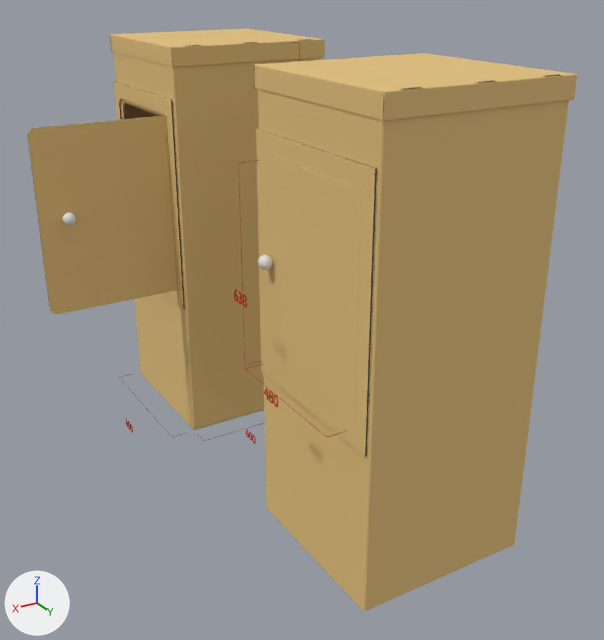
Two versions of the glTF model public/donaciones.glb, one commit apart.
Camera for both pictures: a 50 mm lens placed at (1.44, 2.51, 1.8), pointed at (0.05, 0.19, 0.65). Arrows for +X, +Y and +Z are at lower left; the lights stay in place. Where no turn or scale is listed for an object, it has been applied to the vertices. Vertices at the same position are counted once.

The older version as bpy lines, for what is in view:
```python
ob_caja_donaciones___para_artios_ard_d2_node = bpy.data.objects.new('CAJA_DONACIONES---para_artios_ARD_D2-node', me_caja_donaciones___para_artios_ard_d2_geom)
ob_caja_donaciones___para_artios_ard_d2_node.location = (-0.041, -0.575, 0.0)
ob_caja_donaciones___para_artios_ard_d2_node_001 = bpy.data.objects.new('CAJA_DONACIONES---para_artios_ARD_D2-node.001', me_caja_donaciones___para_artios_ard_d2_geom_001)
ob_caja_donaciones___para_artios_ard_d2_node_001.location = (-0.041, -0.575, 0.0)
ob_caja_donaciones___para_artios_ard_node = bpy.data.objects.new('CAJA_DONACIONES---para_artios_ARD-node', me_caja_donaciones___para_artios_ard_geom)
ob_caja_donaciones___para_artios_ard_node.location = (-0.041, -0.575, 0.0)
ob_caja_donaciones___para_artios_ard_node_001 = bpy.data.objects.new('CAJA_DONACIONES---para_artios_ARD-node.001', me_caja_donaciones___para_artios_ard_geom_001)
ob_caja_donaciones___para_artios_ard_node_001.location = (-0.041, -0.575, 0.0)
ob_caja_donaciones___para_artios_ard_node_002 = bpy.data.objects.new('CAJA_DONACIONES---para_artios_ARD-node.002', me_caja_donaciones___para_artios_ard_geom_002)
ob_caja_donaciones___para_artios_ard_node_002.location = (-0.041, -0.575, 0.0)
ob_caja_donaciones___para_artios_ard_node_003 = bpy.data.objects.new('CAJA_DONACIONES---para_artios_ARD-node.003', me_caja_donaciones___para_artios_ard_geom_003)
ob_caja_donaciones___para_artios_ard_node_003.location = (-0.041, -0.575, 0.0)
ob_esfera = bpy.data.objects.new('Esfera', me_esfera)
ob_esfera.location = (0.316, 0.422, 0.978)
ob_plano_004 = bpy.data.objects.new('Plano.004', me_plano_003)
ob_plano_004.location = (-0.041, -0.575, 0.0)
ob_texto_003 = bpy.data.objects.new('Texto.003', me_texto_003)
ob_texto_003.location = (0.425, 0.602, 0.638)
```
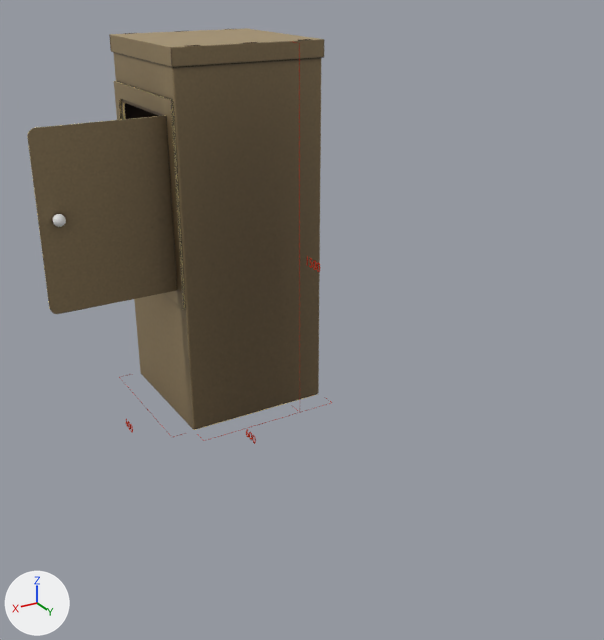
Where the newer file only moved an object's origin or applied its transform, the numbers keep the older frame.

Pixel boxes (x1, y1, x2, y2) of what changed, in the pictures (604 x 640 px; the box of a moved part takes in the faces that stretch with it):
'CAJA_DONACIONES---para_artios_ARD_D2-node.001', deleted (brown)
    before: (258, 89, 569, 611)
'CAJA_DONACIONES---para_artios_ARD-node.001', surface changed, reshaped, moved (38% wider, 907% taller)
    before: (110, 28, 325, 67)
    after: (27, 28, 324, 430)
'CAJA_DONACIONES---para_artios_ARD_D2-node', deleted (brown)
    before: (113, 52, 321, 430)
'CAJA_DONACIONES---para_artios_ARD-node.003', deleted (brown)
    before: (256, 129, 377, 456)
'CAJA_DONACIONES---para_artios_ARD-node', deleted (brown)
    before: (27, 81, 185, 314)
'CAJA_DONACIONES---para_artios_ARD-node.002', deleted (beige)
    before: (254, 53, 577, 121)
'Esfera.001', mesh moved
    before: (63, 212, 76, 225)
    after: (53, 214, 66, 227)
'Esfera', deleted
    before: (258, 255, 273, 270)
'Plano.005', deleted
    before: (238, 160, 261, 365)
'Texto.003', deleted
    before: (264, 388, 278, 407)
'Texto.004', deleted
    before: (234, 289, 247, 308)
'Plano.004', deleted
    before: (245, 364, 346, 437)
part 1 of me_caja_donaciones___para_artios_ard_geom_001, moved or reshaped
    both: (110, 28, 321, 67)
part 2 of me_caja_donaciones___para_artios_ard_geom_001, moved or reshaped
    before: (110, 29, 226, 52)
    after: (109, 29, 226, 52)
part 3 of me_caja_donaciones___para_artios_ard_geom_001, moved or reshaped
    before: (171, 39, 325, 67)
    after: (171, 39, 324, 67)
part 4 of me_caja_donaciones___para_artios_ard_geom_001, moved or reshaped
    both: (181, 39, 323, 67)
part 5 of me_caja_donaciones___para_artios_ard_geom_001, added (brown)
    after: (27, 52, 321, 430)

The change, as a diff of the scene's bpy script:
```diff
--- a/public/donaciones.glb.py
+++ b/public/donaciones.glb.py
@@ mat_blanco @@
 mat_blanco = principled_material('BLANCO')
-mat_blanco.base_color = (0.785, 0.545, 0.211)  # beige #e5c37f
+mat_blanco.texture = img_fuera
 mat_blanco.metallic = 0.0725
-mat_blanco.roughness = 1.0
@@ me_esfera_001 @@
 me_esfera_001.from_pydata(...)  # 114 vertices, 224 faces; spans x -0.0223..0.0223, y -0.0223..0.0223, z -0.0223..0.0223
+# me_esfera_001 part 6: the whole mesh is moved by (0.0356, 0.0003, 0.0)
 me_esfera_001.materials.append(mat_material)
@@ me_caja_donaciones___para_artios_ard_geom_001 @@
-me_caja_donaciones___para_artios_ard_geom_001.from_pydata(...)  # 1215 vertices, 2200 faces; spans x -0.291..0.325, y -0.331..0.296, z 1.467..1.535
+me_caja_donaciones___para_artios_ard_geom_001.from_pydata(...)  # 2795 vertices, 5218 faces; spans x -0.33..0.782, y -0.906..-0.278, z 0.025..1.535
+# me_caja_donaciones___para_artios_ard_geom_001 part 1: the loose piece of 708 vertices spanning x -0.291..0.325, y -0.33..0.295, z 1.469..1.534 is moved by (-0.039, -0.575, 0.0)
+# me_caja_donaciones___para_artios_ard_geom_001 part 2: the loose piece of 255 vertices spanning x -0.291..0.325, y -0.331..-0.319, z 1.467..1.535 is moved by (-0.039, -0.575, 0.0)
+# me_caja_donaciones___para_artios_ard_geom_001 part 3: the loose piece of 156 vertices spanning x -0.291..0.325, y 0.292..0.296, z 1.468..1.533 is moved by (-0.039, -0.575, 0.0)
+# me_caja_donaciones___para_artios_ard_geom_001 part 4: the loose piece of 96 vertices spanning x -0.291..0.325, y 0.284..0.295, z 1.467..1.535 is moved by (-0.039, -0.575, 0.0)
+# me_caja_donaciones___para_artios_ard_geom_001 part 5: 1580 vertices added at x -0.326..0.782, y -0.895..-0.287, z 0.025..1.526
 me_caja_donaciones___para_artios_ard_geom_001.materials.append(mat_blanco)
 me_caja_donaciones___para_artios_ard_geom_001.materials.append(mat_marron)
-me_caja_donaciones___para_artios_ard_geom_001.materials.append(mat_caja_donaciones___para_artios_ard_edge_001)  # picture img_caja_donaciones___para_artios_ard_i1
+me_caja_donaciones___para_artios_ard_geom_001.materials.append(mat_caja_donaciones___para_artios_ard_edge)  # picture img_caja_donaciones___para_artios_ard_i1
@@ ob_caja_donaciones___para_artios_ard_d2_node @@
-ob_caja_donaciones___para_artios_ard_d2_node = bpy.data.objects.new('CAJA_DONACIONES---para_artios_ARD_D2-node', me_caja_donaciones___para_artios_ard_d2_geom)
@@ ob_caja_donaciones___para_artios_ard_node @@
-ob_caja_donaciones___para_artios_ard_node = bpy.data.objects.new('CAJA_DONACIONES---para_artios_ARD-node', me_caja_donaciones___para_artios_ard_geom)
@@ ob_caja_donaciones___para_artios_ard_node_001 @@
 ob_caja_donaciones___para_artios_ard_node_001 = bpy.data.objects.new('CAJA_DONACIONES---para_artios_ARD-node.001', me_caja_donaciones___para_artios_ard_geom_001)
-ob_caja_donaciones___para_artios_ard_node_001.location = (-0.041, -0.575, 0.0)
+ob_caja_donaciones___para_artios_ard_node_001.location = (0.0, 0.0, 0.0)
@@ ob_caja_donaciones___para_artios_ard_d2_node_001 @@
-ob_caja_donaciones___para_artios_ard_d2_node_001 = bpy.data.objects.new('CAJA_DONACIONES---para_artios_ARD_D2-node.001', me_caja_donaciones___para_artios_ard_d2_geom_001)
@@ ob_caja_donaciones___para_artios_ard_node_002 @@
-ob_caja_donaciones___para_artios_ard_node_002 = bpy.data.objects.new('CAJA_DONACIONES---para_artios_ARD-node.002', me_caja_donaciones___para_artios_ard_geom_002)
@@ ob_caja_donaciones___para_artios_ard_node_003 @@
-ob_caja_donaciones___para_artios_ard_node_003 = bpy.data.objects.new('CAJA_DONACIONES---para_artios_ARD-node.003', me_caja_donaciones___para_artios_ard_geom_003)
@@ ob_esfera @@
-ob_esfera = bpy.data.objects.new('Esfera', me_esfera)
@@ ob_plano_004 @@
-ob_plano_004 = bpy.data.objects.new('Plano.004', me_plano_003)
@@ ob_texto_003 @@
-ob_texto_003 = bpy.data.objects.new('Texto.003', me_texto_003)
@@ ob_plano_005 @@
-ob_plano_005 = bpy.data.objects.new('Plano.005', me_plano_004)
@@ ob_texto_004 @@
-ob_texto_004 = bpy.data.objects.new('Texto.004', me_texto_004)
```
